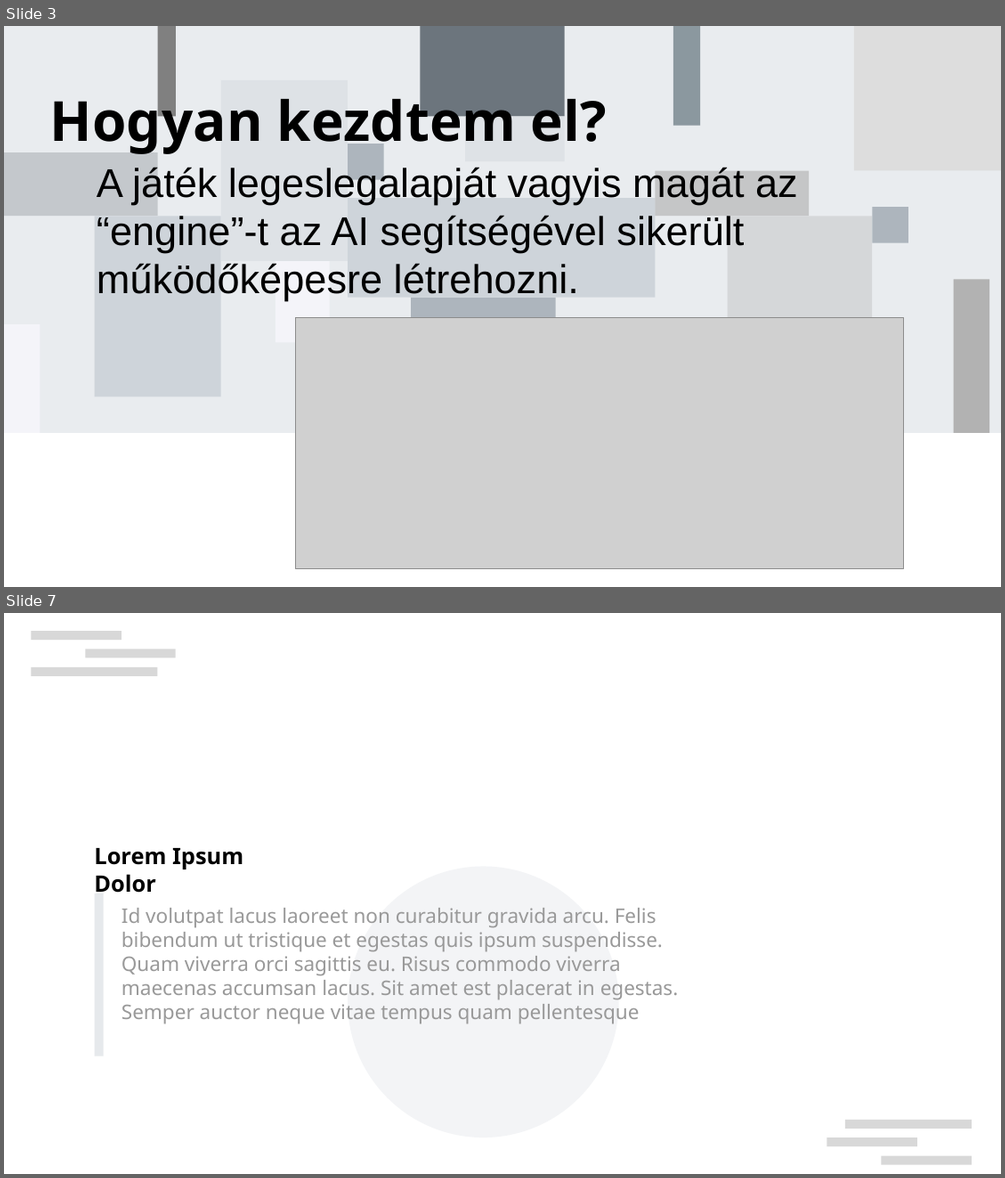
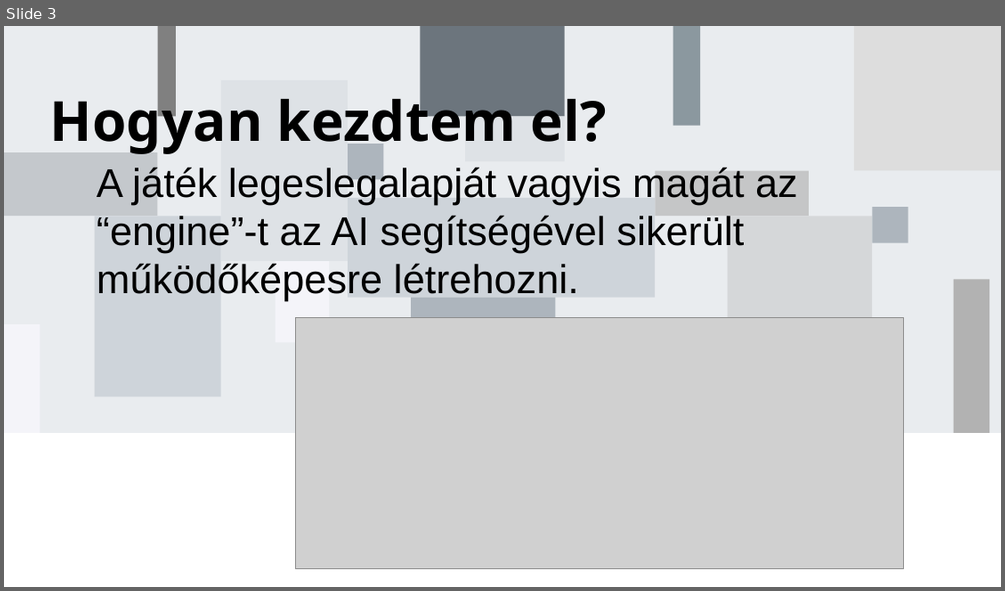
Before and after one commit to badam-dev/lvl_devil, a slide deck: lvl-devil.pptx. Shown one above the other, each under a label of ours: slides 3 and 7 before the commit, slide 3 after it; the slides between them are not shown. The pictures are 1005x1178 and 1005x591 pixels, drawn with LibreOffice and Linux fonts; fonts in the diff are those of the drawing; grey boxes stand for pictures; background and template pictures are left out. Boxes give left, top, right and bottom in pixels: in the first picture for what was removed or moved away, otherwise in the second. Text is boxed around its words. In the diff, an @@ line names an element or a change of style, - is before the commit and + after.

```diff
--- a/lvl-devil.pptx
+++ b/lvl-devil.pptx
@@ slide 7 removed at bbox=[4, 613, 1001, 1174], background #FFFFFF @@
@@ rectangle removed at bbox=[31, 631, 121, 640] @@
@@ rectangle removed at bbox=[85, 649, 176, 658] @@
@@ rectangle removed at bbox=[31, 667, 158, 676] @@
@@ text removed at bbox=[94, 848, 243, 892] @@
-Lorem Ipsum Dolor
@@ ellipse removed at bbox=[348, 867, 619, 1137] @@
@@ rectangle removed at bbox=[95, 893, 104, 1056] @@
@@ text removed at bbox=[121, 908, 679, 1024] @@
-Id volutpat lacus laoreet non curabitur gravida arcu. Felis bibendum ut tristique et egestas quis ipsum suspendisse. Quam viverra orci sagittis eu. Risus commodo viverra maecenas accumsan lacus. Sit amet est placerat in egestas. Semper auctor neque vitae tempus quam pellentesque
@@ rectangle removed at bbox=[845, 1119, 971, 1128] @@
@@ rectangle removed at bbox=[827, 1137, 917, 1147] @@
@@ rectangle removed at bbox=[882, 1156, 971, 1165] @@
```
Also in this commit, not shown: 1 slide changed, 5 slides added, 8 other slides removed, 6 other files.
